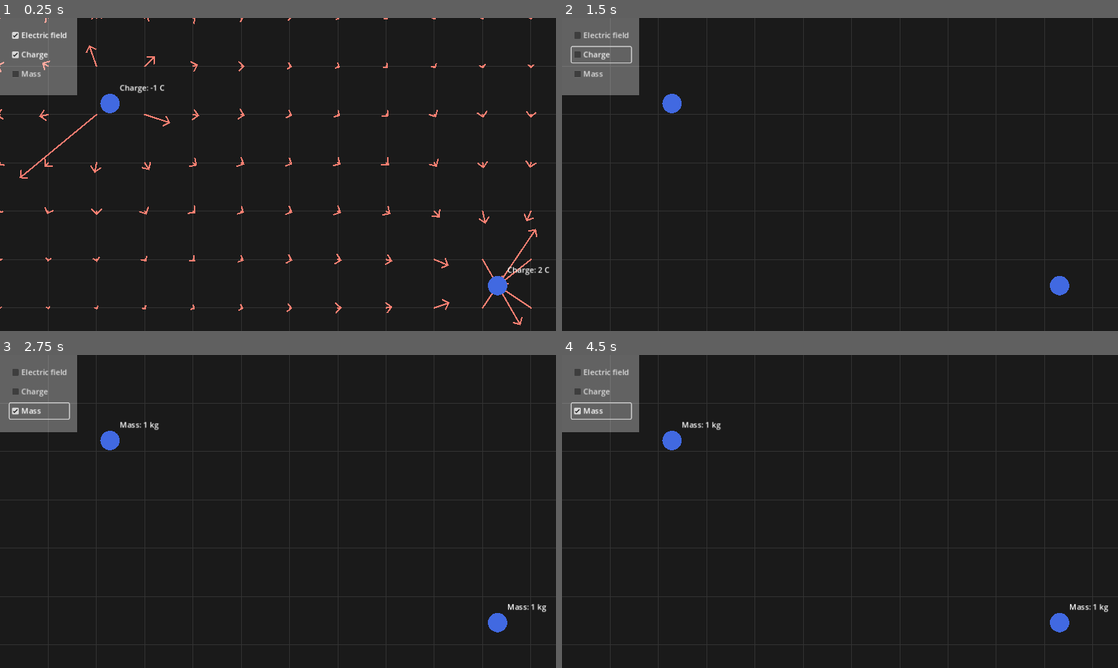
Above: before the commit, frames 1-4 (two rows, left to right).
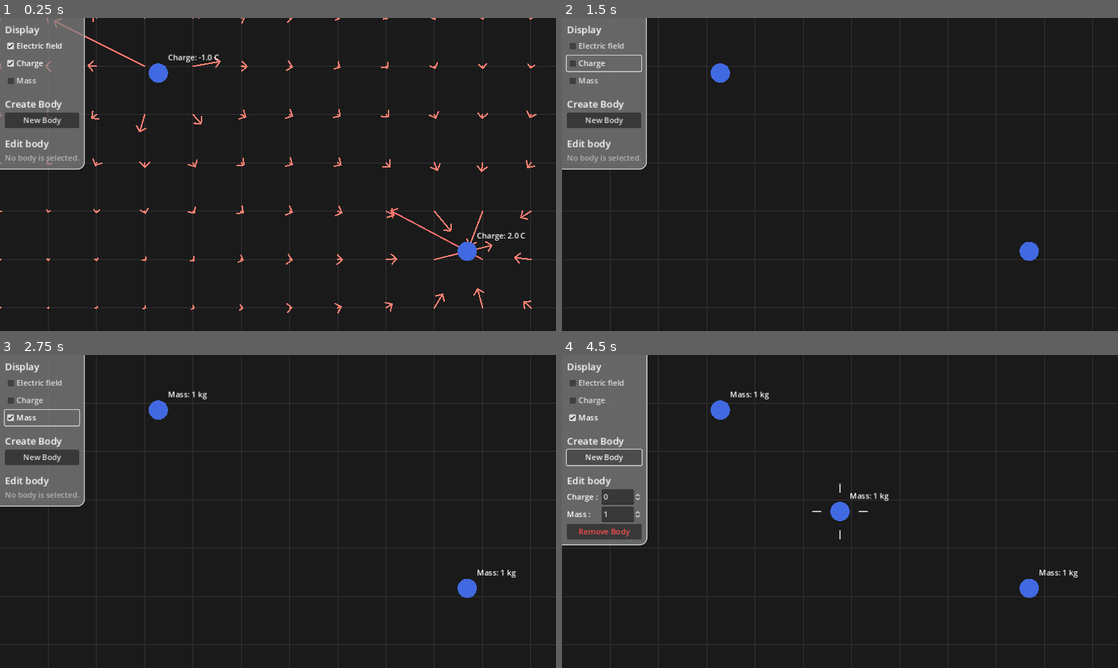
Above: after the commit, the same moments.

Repository: itsRed-v2/Godot-Fields
Game: Godot game, scene res://main.tscn
The game is run twice, just before and just after one commit, with the same random seed, the same clock (stepped at 60 frames per second) and the same inputs.
Inputs (mouse positions are in pixels of both pictures, inside the frame that each line leads up to):
- Up to frame 1 (0.25 s): no input
- Up to frame 2 (1.5 s): click "Electric field" at 0.5 s; click "Charge" at 1.25 s
- Up to frame 3 (2.75 s): click "Mass" at 2 s
- Up to frame 4 (4.5 s): click (606, 458) at 2.75 s, where only the run after the commit has a clickable "New Body"; click (606, 530) at 3.5 s, where only the run after the commit has a clickable "Remove Body"; click (606, 458) at 4.25 s, where only the run after the commit has a clickable "New Body"

The runs differ from the first frame. In frame 1, 7.1% of the frame differs, in the area x 0-99%, y 0-99%; in frame 2, 5.3%; in frame 3, 5.7%; in frame 4, 7.8%, in the area x 0-99%, y 0-89%.

Commit message:
Possibilité d'ajouter / supprimer / modifier des corps

Diff:
--- a/Background.gd
+++ b/Background.gd
@@ -14,5 +14,5 @@
 	for y in range(startPos.y, endPos.y, gap):
 		draw_line(Vector2(startPos.x, y), Vector2(endPos.x, y), fg, -1);
 
-func redraw():
+func _on_camera_view_rect_changed():
 	queue_redraw();
--- /dev/null
+++ b/BodyEditorGUI.gd
@@ -0,0 +1,38 @@
+extends VBoxContainer
+
+func _ready():
+	disable();
+	Global.connect("selected_body_changed", _on_selected_body_changed);
+
+func _on_selected_body_changed():
+	var body: SphericBody = Global.currently_selected_body;
+	if body == null:
+		disable();
+	else:
+		enable(body);
+
+func enable(body: SphericBody):
+	$Inputs/ChargeSection/SpinBox.value = body.charge;
+	$Inputs/MassSection/SpinBox.value = body.mass;
+	$Inputs.visible = true;
+	$NotSelected.visible = false;
+
+func disable():
+	$Inputs.visible = false;
+	$NotSelected.visible = true;
+
+func _on_charge_spin_box_value_changed(value):
+	var body: SphericBody = Global.currently_selected_body;
+	if body != null:
+		body.charge = value;
+
+func _on_mass_spin_box_value_changed(value):
+	var body: SphericBody = Global.currently_selected_body;
+	if body != null:
+		body.mass = value;
+
+func _on_delete_button_pressed():
+	var body: SphericBody = Global.currently_selected_body;
+	if body != null:
+		get_tree().call_group("BodyCreator", "_delete_body", body);
+		Global.body_selected(null);
--- a/Camera.gd
+++ b/Camera.gd
@@ -1,4 +1,6 @@
 extends Camera2D
+
+signal view_rect_changed;
 
 const speed = 800;
 const moves = [
@@ -13,7 +15,7 @@
 	for move in moves:
 		if Input.is_action_pressed(move[0]):
 			movement += move[1];
-			redraw_everything();
+			view_rect_changed.emit();
 	position += movement * speed * delta;
 
 func get_view_rect():
@@ -23,7 +25,3 @@
 	var realSize = Vector2(width, height);
 
 	return Rect2(position, realSize);
-
-func redraw_everything():
-	$"../Background".redraw();
-	$"../ElectricField".redraw_vectors();
--- a/ElectricField.gd
+++ b/ElectricField.gd
@@ -3,14 +3,13 @@
 const arrowScene = preload("res://arrow.tscn");
 const vectors_distance = 100; # 1m = 100px
 
-# Called every frame. 'delta' is the elapsed time since the previous frame.
 func _ready():
-	redraw_vectors();
+	recreate_vectors();
 
 func _process(_delta):
 	update_vectors();
 
-func redraw_vectors():
+func recreate_vectors():
 	var camera = $"../Camera";
 	var view_rect = camera.get_view_rect();
 
@@ -38,10 +37,9 @@
 		arrow.set_vector(field);
 
 func calculate_field(point: Vector2) -> Vector2:
-	var entities = get_node("Entities");
+	var entities = $EntitiesContainer;
 
 	var field = Vector2.ZERO;
-
 	for e in entities.get_children():
 		var diff: Vector2 = e.position - point;
 		var distance_squared = diff.length_squared() / (100 * 100); # 1m = 100px
@@ -49,3 +47,6 @@
 		field += field_value * diff.normalized();
 
 	return field;
+
+func _on_camera_view_rect_changed():
+	recreate_vectors();
--- /dev/null
+++ b/EntitiesContainer.gd
@@ -0,0 +1,17 @@
+extends Node2D
+
+const spheric_body_scene = preload("res://spheric_body.tscn");
+
+func _create_new_body():
+	var view_rect: Rect2 = $"../../Camera".get_view_rect();
+	var center = view_rect.position + (view_rect.size / 2);
+
+	var body = spheric_body_scene.instantiate();
+	body.position = center;
+	add_child(body);
+
+	Global.body_selected(body);
+
+func _delete_body(body: SphericBody):
+	remove_child(body);
+	body.queue_free();
--- a/SphericBody.gd
+++ b/SphericBody.gd
@@ -1,39 +1,82 @@
-extends Node2D
+class_name SphericBody extends Node2D
 
-@export var charge = 0;
-@export var mass = 1;
+const selected_indicator_inner = 35;
+const selected_indicator_outer = 55;
+const selected_indicator_width = 3;
 
-var speed = 200;
+@export var charge = 0:
+	set(new_value):
+		charge = new_value;
+		update_info();
+		print("new value: ", new_value);
+
+@export var mass = 1:
+	set(new_value):
+		mass = new_value;
+		update_info();
+
 var isHovered = false;
 var dragging = false;
+var hasMoved = false;
+
+var isSelected = false;
+
+func _ready():
+	Global.connect("selected_body_changed", _on_selected_body_changed);
+	update_info();
 
 func _process(_delta):
 	if isHovered && Input.is_action_just_pressed("mouse_left_button"):
 		dragging = true;
+		hasMoved = false;
 	if Input.is_action_just_released("mouse_left_button"):
+		if isHovered and not hasMoved:
+			Global.body_selected(null if isSelected else self);
+		if isHovered and hasMoved:
+			Global.body_clicked(self);
 		dragging = false;
+		hasMoved = false;
+
+	if isSelected:
+		queue_redraw();
 
 func _on_area_2d_mouse_entered():
-	isHovered = true;
-	queue_redraw();
+	if Global.currently_hovered_body == null:
+		Global.currently_hovered_body = self;
+		isHovered = true;
+		queue_redraw();
 
 func _on_area_2d_mouse_exited():
-	isHovered = false;
-	queue_redraw();
+	if Global.currently_hovered_body == self:
+		Global.currently_hovered_body = null;
+		isHovered = false;
+		queue_redraw();
 
 func _input(event):
 	if dragging && event is InputEventMouseMotion:
 		global_position = get_global_mouse_position();
+		hasMoved = true;
 
 func _draw():
 	var color = Color(0.254902, 0.411765, 0.882353);
 	if isHovered: color = color.darkened(0.2);
 	draw_circle(Vector2.ZERO, 20, color);
 
+	if isSelected:
+		for vec in [Vector2.UP, Vector2.DOWN, Vector2.LEFT, Vector2.RIGHT]:
+			var offset = sin(Time.get_ticks_msec() / 500.0) * 5.0;
+			var start = vec * (selected_indicator_inner + offset);
+			var end = vec * (selected_indicator_outer + offset);
+			draw_line(start, end, Color.GRAY, selected_indicator_width);
+
 func update_info():
 	var data_label = get_node("Data");
 	data_label.text = "";
 	if Global.show_charge:
-		data_label.text += "Charge: " + str(charge) + " C\n";
+		data_label.text += "Charge: %.1f C\n" % charge;
 	if Global.show_mass:
-		data_label.text += "Mass: " + str(mass) + " kg\n";
+		data_label.text += "Mass: %d kg\n" % mass;
+
+func _on_selected_body_changed():
+	isSelected = Global.currently_selected_body == self;
+	queue_redraw();
--- a/global.gd
+++ b/global.gd
@@ -1,5 +1,19 @@
 extends Node
+
+signal selected_body_changed;
 
 var draw_electrostatic_field = true;
 var show_charge = true;
 var show_mass = false;
+
+var currently_selected_body: SphericBody = null;
+var currently_hovered_body: SphericBody = null;
+
+func body_clicked(body: SphericBody):
+	if body != currently_selected_body:
+		currently_selected_body = null;
+		selected_body_changed.emit();
+
+func body_selected(body: SphericBody):
+	currently_selected_body = body;
+	selected_body_changed.emit();
--- a/hud.gd
+++ b/hud.gd
@@ -1,9 +1,9 @@
 extends CanvasLayer
 
 func _ready():
-	get_node("ColorRect/ElecticFieldCheckBox").button_pressed = Global.draw_electrostatic_field;
-	get_node("ColorRect/ChargesCheckBox").button_pressed = Global.show_charge;
-	get_node("ColorRect/MassCheckBox").button_pressed = Global.show_mass;
+	$PanelContainer/MarginContainer/BoxContainer/ElecticFieldCheckBox.button_pressed = Global.draw_electrostatic_field;
+	$PanelContainer/MarginContainer/BoxContainer/ChargesCheckBox.button_pressed = Global.show_charge;
+	$PanelContainer/MarginContainer/BoxContainer/MassCheckBox.button_pressed = Global.show_mass;
 
 func _on_electic_field_check_box_toggled(toggled_on):
 	Global.draw_electrostatic_field = toggled_on;
@@ -15,3 +15,6 @@
 func _on_mass_check_box_toggled(toggled_on):
 	Global.show_mass = toggled_on;
 	get_tree().call_group("sphericBody", "update_info");
+
+func _on_new_body_button_pressed():
+	get_tree().call_group("BodyCreator", "_create_new_body");
--- a/hud.tscn
+++ b/hud.tscn
@@ -1,39 +1,128 @@
-[gd_scene load_steps=2 format=3 uid="uid://jpy61hi47b2"]
+[gd_scene load_steps=4 format=3 uid="uid://jpy61hi47b2"]
 
 [ext_resource type="Script" path="res://hud.gd" id="1_qx7ow"]
+[ext_resource type="Theme" uid="uid://c0l130h75grwb" path="res://main_theme.tres" id="2_ie6l2"]
+[ext_resource type="Script" path="res://BodyEditorGUI.gd" id="3_dipqy"]
 
 [node name="HUD" type="CanvasLayer"]
 script = ExtResource("1_qx7ow")
 
-[node name="ColorRect" type="ColorRect" parent="."]
-offset_right = 160.0
-offset_bottom = 160.0
-color = Color(1, 1, 1, 0.313726)
+[node name="PanelContainer" type="PanelContainer" parent="."]
+offset_right = 40.0
+offset_bottom = 40.0
+theme = ExtResource("2_ie6l2")
 
-[node name="ElecticFieldCheckBox" type="CheckBox" parent="ColorRect"]
-layout_mode = 0
-offset_left = 20.0
-offset_top = 20.0
-offset_right = 143.0
-offset_bottom = 51.0
+[node name="MarginContainer" type="MarginContainer" parent="PanelContainer"]
+layout_mode = 2
+theme_override_constants/margin_left = 10
+theme_override_constants/margin_top = 10
+theme_override_constants/margin_right = 10
+theme_override_constants/margin_bottom = 10
+
+[node name="BoxContainer" type="VBoxContainer" parent="PanelContainer/MarginContainer"]
+layout_mode = 2
+
+[node name="Title" type="Label" parent="PanelContainer/MarginContainer/BoxContainer"]
+layout_mode = 2
+theme = ExtResource("2_ie6l2")
+theme_type_variation = &"HeaderSmall"
+text = "Display
+"
+
+[node name="ElecticFieldCheckBox" type="CheckBox" parent="PanelContainer/MarginContainer/BoxContainer"]
+layout_mode = 2
 text = "Electric field"
 
-[node name="ChargesCheckBox" type="CheckBox" parent="ColorRect"]
-layout_mode = 0
-offset_left = 20.0
-offset_top = 60.0
-offset_right = 143.0
-offset_bottom = 91.0
+[node name="ChargesCheckBox" type="CheckBox" parent="PanelContainer/MarginContainer/BoxContainer"]
+layout_mode = 2
 text = "Charge"
 
-[node name="MassCheckBox" type="CheckBox" parent="ColorRect"]
-layout_mode = 0
-offset_left = 20.0
-offset_top = 100.0
-offset_right = 143.0
-offset_bottom = 131.0
+[node name="MassCheckBox" type="CheckBox" parent="PanelContainer/MarginContainer/BoxContainer"]
+layout_mode = 2
 text = "Mass"
 
-[connection signal="toggled" from="ColorRect/ElecticFieldCheckBox" to="." method="_on_electic_field_check_box_toggled"]
-[connection signal="toggled" from="ColorRect/ChargesCheckBox" to="." method="_on_charges_check_box_toggled"]
-[connection signal="toggled" from="ColorRect/MassCheckBox" to="." method="_on_mass_check_box_toggled"]
+[node name="HSeparator" type="HSeparator" parent="PanelContainer/MarginContainer/BoxContainer"]
+layout_mode = 2
+
+[node name="CreateBody" type="VBoxContainer" parent="PanelContainer/MarginContainer/BoxContainer"]
+layout_mode = 2
+
+[node name="Title" type="Label" parent="PanelContainer/MarginContainer/BoxContainer/CreateBody"]
+layout_mode = 2
+theme = ExtResource("2_ie6l2")
+theme_type_variation = &"HeaderSmall"
+text = "Create Body"
+
+[node name="NewBodyButton" type="Button" parent="PanelContainer/MarginContainer/BoxContainer/CreateBody"]
+layout_mode = 2
+text = "New Body"
+
+[node name="HSeparator2" type="HSeparator" parent="PanelContainer/MarginContainer/BoxContainer"]
+layout_mode = 2
+
+[node name="BodyEditor" type="VBoxContainer" parent="PanelContainer/MarginContainer/BoxContainer"]
+layout_mode = 2
+script = ExtResource("3_dipqy")
+
+[node name="Title" type="Label" parent="PanelContainer/MarginContainer/BoxContainer/BodyEditor"]
+layout_mode = 2
+theme = ExtResource("2_ie6l2")
+theme_type_variation = &"HeaderSmall"
+text = "Edit body
+"
+
+[node name="NotSelected" type="Label" parent="PanelContainer/MarginContainer/BoxContainer/BodyEditor"]
+layout_mode = 2
+theme_override_colors/font_color = Color(0.7, 0.7, 0.7, 1)
+text = "No body is selected."
+
+[node name="Inputs" type="VBoxContainer" parent="PanelContainer/MarginContainer/BoxContainer/BodyEditor"]
+visible = false
+layout_mode = 2
+
+[node name="ChargeSection" type="HBoxContainer" parent="PanelContainer/MarginContainer/BoxContainer/BodyEditor/Inputs"]
+layout_mode = 2
+
+[node name="Label" type="Label" parent="PanelContainer/MarginContainer/BoxContainer/BodyEditor/Inputs/ChargeSection"]
+layout_mode = 2
+text = "Charge :"
+
+[node name="Spacer" type="Control" parent="PanelContainer/MarginContainer/BoxContainer/BodyEditor/Inputs/ChargeSection"]
+layout_mode = 2
+size_flags_horizontal = 3
+
+[node name="SpinBox" type="SpinBox" parent="PanelContainer/MarginContainer/BoxContainer/BodyEditor/Inputs/ChargeSection"]
+layout_mode = 2
+min_value = -100.0
+step = 0.1
+custom_arrow_step = 1.0
+
+[node name="MassSection" type="HBoxContainer" parent="PanelContainer/MarginContainer/BoxContainer/BodyEditor/Inputs"]
+layout_mode = 2
+
+[node name="Label" type="Label" parent="PanelContainer/MarginContainer/BoxContainer/BodyEditor/Inputs/MassSection"]
+layout_mode = 2
+text = "Mass :"
+
+[node name="Spacer" type="Control" parent="PanelContainer/MarginContainer/BoxContainer/BodyEditor/Inputs/MassSection"]
+layout_mode = 2
+size_flags_horizontal = 3
+
+[node name="SpinBox" type="SpinBox" parent="PanelContainer/MarginContainer/BoxContainer/BodyEditor/Inputs/MassSection"]
+layout_mode = 2
+
+[node name="DeleteButton" type="Button" parent="PanelContainer/MarginContainer/BoxContainer/BodyEditor/Inputs"]
+layout_mode = 2
+theme_override_colors/font_color = Color(1, 0.301961, 0.301961, 1)
+theme_override_colors/font_pressed_color = Color(1, 0.301961, 0.301961, 1)
+theme_override_colors/font_hover_color = Color(1, 0.301961, 0.301961, 1)
+theme_override_colors/font_focus_color = Color(1, 0.301961, 0.301961, 1)
+text = "Remove Body"
+
+[connection signal="toggled" from="PanelContainer/MarginContainer/BoxContainer/ElecticFieldCheckBox" to="." method="_on_electic_field_check_box_toggled"]
+[connection signal="toggled" from="PanelContainer/MarginContainer/BoxContainer/ChargesCheckBox" to="." method="_on_charges_check_box_toggled"]
+[connection signal="toggled" from="PanelContainer/MarginContainer/BoxContainer/MassCheckBox" to="." method="_on_mass_check_box_toggled"]
+[connection signal="pressed" from="PanelContainer/MarginContainer/BoxContainer/CreateBody/NewBodyButton" to="." method="_on_new_body_button_pressed"]
+[connection signal="value_changed" from="PanelContainer/MarginContainer/BoxContainer/BodyEditor/Inputs/ChargeSection/SpinBox" to="PanelContainer/MarginContainer/BoxContainer/BodyEditor" method="_on_charge_spin_box_value_changed"]
+[connection signal="value_changed" from="PanelContainer/MarginContainer/BoxContainer/BodyEditor/Inputs/MassSection/SpinBox" to="PanelContainer/MarginContainer/BoxContainer/BodyEditor" method="_on_mass_spin_box_value_changed"]
+[connection signal="pressed" from="PanelContainer/MarginContainer/BoxContainer/BodyEditor/Inputs/DeleteButton" to="PanelContainer/MarginContainer/BoxContainer/BodyEditor" method="_on_delete_button_pressed"]
--- a/main.tscn
+++ b/main.tscn
@@ -1,14 +1,15 @@
-[gd_scene load_steps=6 format=3 uid="uid://b5c10lnak68xt"]
+[gd_scene load_steps=7 format=3 uid="uid://b5c10lnak68xt"]
 
 [ext_resource type="PackedScene" uid="uid://bmnsl83705tel" path="res://background.tscn" id="1_ahk64"]
 [ext_resource type="Script" path="res://ElectricField.gd" id="1_qqqx3"]
 [ext_resource type="PackedScene" uid="uid://c7rngejh3ce3i" path="res://spheric_body.tscn" id="2_bvbtk"]
 [ext_resource type="PackedScene" uid="uid://jpy61hi47b2" path="res://hud.tscn" id="3_25slw"]
+[ext_resource type="Script" path="res://EntitiesContainer.gd" id="3_30qp4"]
 [ext_resource type="Script" path="res://Camera.gd" id="5_4bvkl"]
 
 [node name="Main" type="Node2D"]
 
-[node name="Background" parent="." instance=ExtResource("1_ahk64")]
+[node name="Grid" parent="." instance=ExtResource("1_ahk64")]
 z_index = -1
 
 [node name="ElectricField" type="Node2D" parent="."]
@@ -16,14 +17,15 @@
 
 [node name="ArrowContainer" type="Node2D" parent="ElectricField"]
 
-[node name="Entities" type="Node2D" parent="ElectricField"]
+[node name="EntitiesContainer" type="Node2D" parent="ElectricField" groups=["BodyCreator"]]
+script = ExtResource("3_30qp4")
 
-[node name="SphericBody" parent="ElectricField/Entities" instance=ExtResource("2_bvbtk")]
-position = Vector2(228, 177)
+[node name="SphericBody" parent="ElectricField/EntitiesContainer" instance=ExtResource("2_bvbtk")]
+position = Vector2(328, 114)
 charge = -1
 
-[node name="SphericBody2" parent="ElectricField/Entities" instance=ExtResource("2_bvbtk")]
-position = Vector2(1031, 554)
+[node name="SphericBody2" parent="ElectricField/EntitiesContainer" instance=ExtResource("2_bvbtk")]
+position = Vector2(968, 483)
 charge = 2
 
 [node name="HUD" parent="." instance=ExtResource("3_25slw")]
@@ -31,3 +33,6 @@
 [node name="Camera" type="Camera2D" parent="."]
 anchor_mode = 0
 script = ExtResource("5_4bvkl")
+
+[connection signal="view_rect_changed" from="Camera" to="Grid" method="_on_camera_view_rect_changed"]
+[connection signal="view_rect_changed" from="Camera" to="ElectricField" method="_on_camera_view_rect_changed"]
--- /dev/null
+++ b/main_theme.tres
@@ -0,0 +1,11 @@
+[gd_resource type="Theme" load_steps=2 format=3 uid="uid://c0l130h75grwb"]
+
+[sub_resource type="StyleBoxFlat" id="StyleBoxFlat_kmwyo"]
+bg_color = Color(0.5, 0.5, 0.5, 0.74902)
+border_width_right = 2
+border_width_bottom = 2
+corner_radius_bottom_right = 15
+
+[resource]
+HSeparator/constants/separation = 10
+PanelContainer/styles/panel = SubResource("StyleBoxFlat_kmwyo")
--- a/project.godot
+++ b/project.godot
@@ -33,26 +33,22 @@
 }
 up={
 "deadzone": 0.5,
-"events": [Object(InputEventKey,"resource_local_to_scene":fa …(140 unchanged characters)… d":false,"keycode":0,"physical_keycode":4194320,"key_label":0,"unicode":0,"echo":false,"script":null)
-, Object(InputEventKey,"resource_local_to_scene":false,"resource_name":"","device":-1,"window_id":0,"alt_pressed":false,"shift_pressed":false,"ctrl_pressed":false,"meta_pressed":false,"pressed":false,"keycode":0,"physical_keycode":87,"key_label":0,"unicode":122,"echo":false,"script":null)
+"events": [Object(InputEventKey,"resource_local_to_scene":fa …(140 unchanged characters)… d":false,"keycode":0,"physical_keycode":87,"key_label":0,"unicode":122,"echo":false,"script":null)
 ]
 }
 down={
 "deadzone": 0.5,
-"events": [Object(InputEventKey,"resource_local_to_scene":fa …(140 unchanged characters)… d":false,"keycode":0,"physical_keycode":4194322,"key_label":0,"unicode":0,"echo":false,"script":null)
-, Object(InputEventKey,"resource_local_to_scene":false,"resource_name":"","device":-1,"window_id":0,"alt_pressed":false,"shift_pressed":false,"ctrl_pressed":false,"meta_pressed":false,"pressed":false,"keycode":0,"physical_keycode":83,"key_label":0,"unicode":115,"echo":false,"script":null)
+"events": [Object(InputEventKey,"resource_local_to_scene":fa …(140 unchanged characters)… d":false,"keycode":0,"physical_keycode":83,"key_label":0,"unicode":115,"echo":false,"script":null)
 ]
 }
 left={
 "deadzone": 0.5,
-"events": [Object(InputEventKey,"resource_local_to_scene":fa …(140 unchanged characters)… d":false,"keycode":0,"physical_keycode":4194319,"key_label":0,"unicode":0,"echo":false,"script":null)
-, Object(InputEventKey,"resource_local_to_scene":false,"resource_name":"","device":-1,"window_id":0,"alt_pressed":false,"shift_pressed":false,"ctrl_pressed":false,"meta_pressed":false,"pressed":false,"keycode":0,"physical_keycode":65,"key_label":0,"unicode":113,"echo":false,"script":null)
+"events": [Object(InputEventKey,"resource_local_to_scene":fa …(140 unchanged characters)… d":false,"keycode":0,"physical_keycode":65,"key_label":0,"unicode":113,"echo":false,"script":null)
 ]
 }
 right={
 "deadzone": 0.5,
-"events": [Object(InputEventKey,"resource_local_to_scene":fa …(140 unchanged characters)… d":false,"keycode":0,"physical_keycode":4194321,"key_label":0,"unicode":0,"echo":false,"script":null)
-, Object(InputEventKey,"resource_local_to_scene":false,"resource_name":"","device":-1,"window_id":0,"alt_pressed":false,"shift_pressed":false,"ctrl_pressed":false,"meta_pressed":false,"pressed":false,"keycode":0,"physical_keycode":68,"key_label":0,"unicode":100,"echo":false,"script":null)
+"events": [Object(InputEventKey,"resource_local_to_scene":fa …(140 unchanged characters)… d":false,"keycode":0,"physical_keycode":68,"key_label":0,"unicode":100,"echo":false,"script":null)
 ]
 }
 
